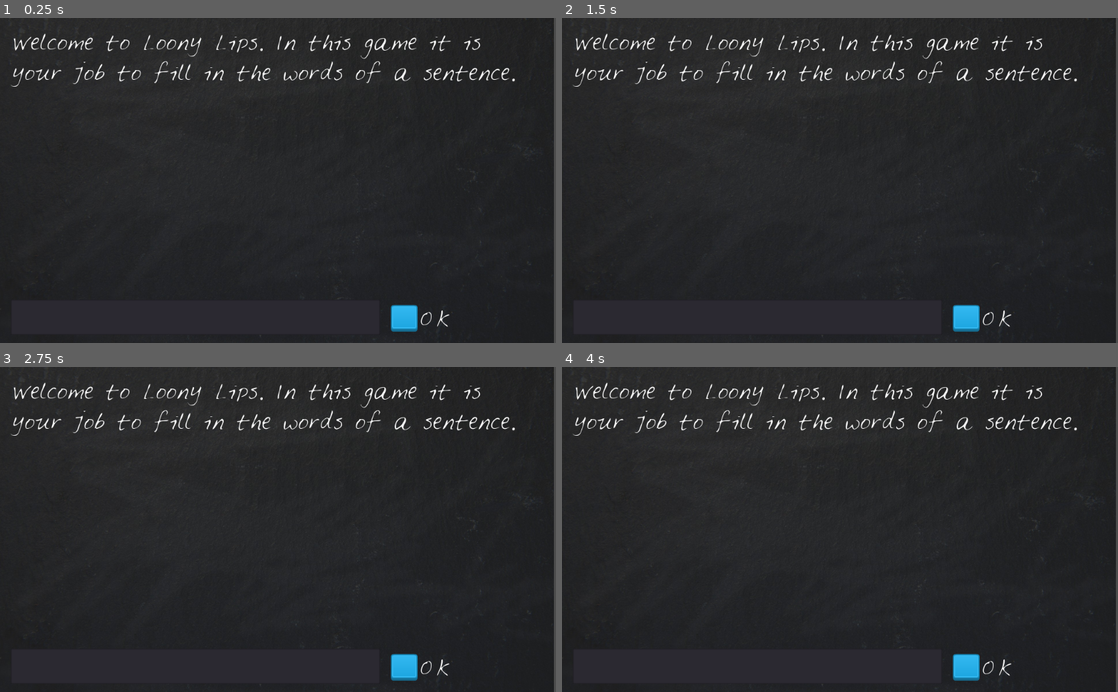
Above: before the commit, frames 1-4 (two rows, left to right).
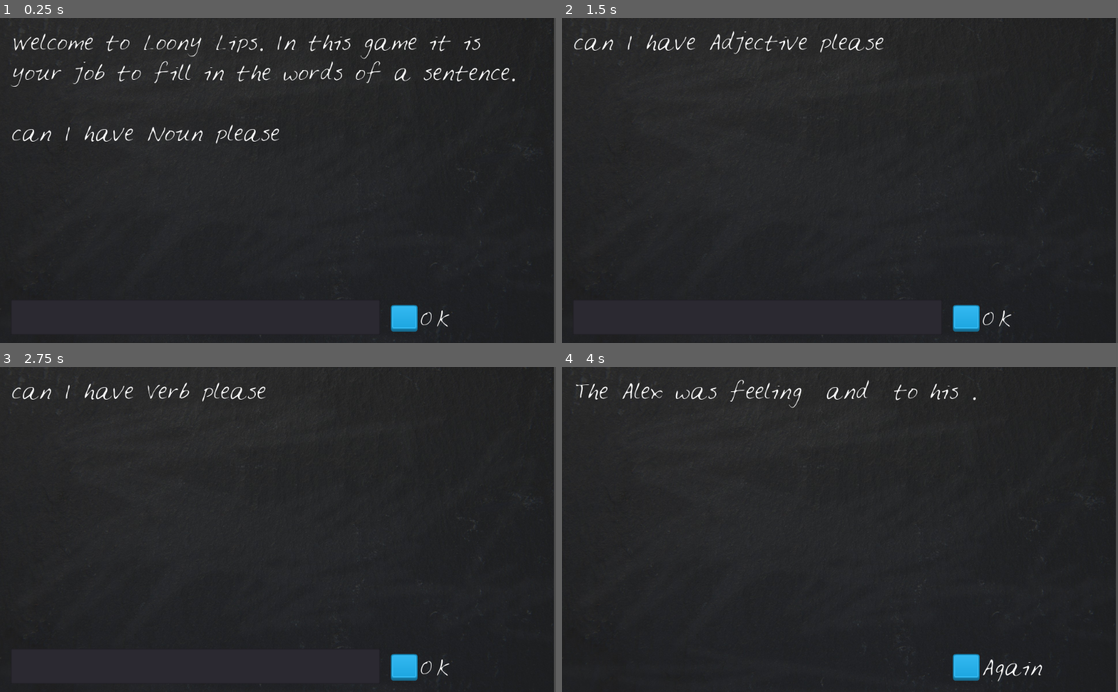
Above: after the commit, the same moments.

Repository: Sariohara/Godot-Repo
Game: Godot game, scene res://LoonyLips.tscn
Same seed, same stepped clock (60 frames per second), same inputs: the game is played once before the commit and once after it.
Inputs (mouse positions are in pixels of both pictures, inside the frame that each line leads up to):
- Up to frame 1 (0.25 s): no input
- Up to frame 2 (1.5 s): click (756, 317) at 0.52 s; type "Alex" at 0.6 s; click "OK" at 1.25 s
- Up to frame 3 (2.75 s): click "OK" at 2 s
- Up to frame 4 (4 s): click "OK" at 2.75 s; tap Enter at 3.5 s

The runs differ from the first frame. In frame 1, 0.5% of the frame differs, in the area x 2-51%, y 32-39%; in frame 2, 2.2%; in frame 3, 2.0%; in frame 4, 2.4%, in the area x 2-93%, y 3-97%.
Error before the commit: Invalid get index '0' (on base: 'Dictionary'). (res://LoonyLips.gd:16)

Commit message:
completed Looney Lips Udemy Project

Diff:
--- a/Loony-Lips/LoonyLips.gd
+++ b/Loony-Lips/LoonyLips.gd
@@ -8,7 +8,7 @@
 	set_random_stories()
 	Introduction()
 	promptplayer()
-	$BlackBoard/TextBox.clear()
+	$BlackBoard/TextBox.text = ""
 
 func set_random_stories():
 	var stories = get_from_json("stories.json")
@@ -16,6 +16,7 @@
 	currentStory = stories[randi() % stories.size()]
 
 func get_from_json(filename):
+	var i = 0
 	var file = File.new()
 	file.open(filename, File.READ)
 	var text = file.get_as_text()
@@ -32,7 +33,8 @@
 
 func _on_TextBox_text_entered(new_text):
 	playerWords.append(new_text)
-	$BlackBoard/TextBox.clear()
+	$BlackBoard/TextBox.text = ""
+	$BlackBoard/StoryText.text = ""
 	check_player_word_length()
 
 func is_story_done():
@@ -40,7 +42,7 @@
 
 func promptplayer():
 	var nextPrompt = currentStory["prompt"][playerWords.size()]
-	$BlackBoard/StoryText.text == (strings["prompt"] % nextPrompt)
+	$BlackBoard/StoryText.text += (strings["prompt"] % nextPrompt)
 
 func check_player_word_length():
 	if is_story_done():
--- a/Loony-Lips/LoonyLips.tscn
+++ b/Loony-Lips/LoonyLips.tscn
@@ -64,7 +64,6 @@
 scroll_following = false
 selection_enabled = false
 override_selected_font_color = false
-_sections_unfolded = [ "BBCode", "custom_fonts" ]
 
 [node name="TextBox" type="LineEdit" parent="BlackBoard" index="1"]
 
@@ -142,7 +141,6 @@
 scroll_following = false
 selection_enabled = false
 override_selected_font_color = false
-_sections_unfolded = [ "custom_fonts" ]
 
 [connection signal="text_entered" from="BlackBoard/TextBox" to="." method="_on_TextBox_text_entered"]
 
--- a/Loony-Lips/other_strings.json
+++ b/Loony-Lips/other_strings.json
@@ -1,5 +1,5 @@
 {
-  "intro_text" : "Welcome to Loony Lips. In this game it is your job to fill in the words of a sentence."
+  "intro_text" : "Welcome to Loony Lips. In this game it is your job to fill in the words of a sentence.\n\n"
   ,
   "prompt" : "can I have %s please"
   ,
--- a/Loony-Lips/stories.json
+++ b/Loony-Lips/stories.json
@@ -1,38 +1,40 @@
-{
-    "prompt": [
-        {
-            "Noun1": "A thing",
-            "Adjective1": "A feeling",
-            "Verb1": "A action",
-            "Noun2": "Another thing",
-            "story1": "Once upon a time in %s. There was a girl who was having %s at the Arcade. She was having a %s and went %s."
-        },
+[
+  {
+    "prompt":[
+     "Noun",
+     "Adjective",
+     "Verb",
+     "Noun"],
 
+  "story":"Once upon a time in %s. There was a girl who was having %s at the Arcade. She was having a %s and went %s."
+  },
+  {
+  "prompt":[
+     "Noun",
+     "Adjective",
+     "Verb",
+     "Noun"],
 
-        {
-            "Noun3": "A thing",
-            "Adjective2": "A feeling",
-            "Verb2": "A action",
-            "Noun4": "Another thing",
-            "story2": "In the city of %s. There was a man who was feeling %s and decided to %s at %s."
-        },
+  "story":"In the city of %s. There was a man who was feeling %s and decided to %s at %s."
+  },
 
+  {
+  "prompt":[
+     "Noun",
+     "Adjective",
+     "Verb",
+     "Noun"],
 
-        {
-          "Noun5": "A thing",
-          "Adjective3": "A feeling",
-          "Verb3": "A action",
-          "Noun6": "Another thing",
-          "story3":"The %s was feeling %s and %s to his %s."
-        },
+  "story":"The %s was feeling %s and %s to his %s."
+  },
 
-        {
-          "Noun8": "A thing",
-          "Adjective4": "A feeling",
-          "Verb4": "A action",
-          "Noun9": "Another thing",
-          "story4":"A %s was walking, while feeling %s. It decided to %s to a faraway %s."
-        }]
+  {
+  "prompt":[
+     "Noun",
+     "Adjective",
+     "Verb",
+     "Noun"],
 
-
-}
+  "story":"A %s was walkin, while feeling %s. It decided to %s to a faraway %s."
+  }
+]
--- a/Loony-Lips/stories2.json
+++ /dev/null
@@ -1,30 +0,0 @@
-{
-   "prompt":[
-      "Noun",
-      "Adjective",
-      "Verb",
-      "Noun"
-   ],
-   "story":"Once upon a time in %s. There was a girl who was having %s at the Arcade. She was having a %s and went %s.",
-   "prompt":[
-      "Noun",
-      "Adjective",
-      "Verb",
-      "Noun"
-   ],
-   "story":"In the city of %s. There was a man who was feeling %s and decided to %s at %s.",
-   "prompt":[
-      "Noun",
-      "Adjective",
-      "Verb",
-      "Noun"
-   ],
-   "story":"The %s was feeling %s and %s to his %s.",
-   "prompt":[
-      "Noun",
-      "Adjective",
-      "Verb",
-      "Noun"
-   ],
-   "story":"A %s was walkin, while feeling %s. It decided to %s to a faraway %s."
-}
